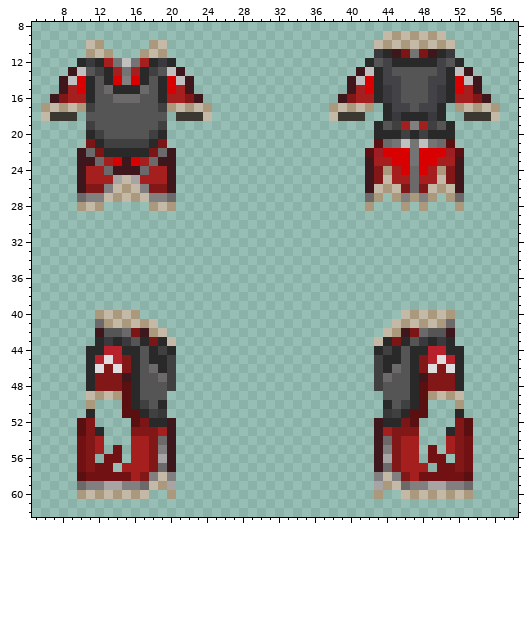
Two versions of one pixel-art sprite, Resources/Textures/Clothing/OuterClothing/WinterCoats/coatwardenarmored.rsi/equipped-OUTERCLOTHING-vox.png. Above is the file before it was changed.
The file is 64x64 pixels. Colours within 5 levels of each other are drawn and written as one. Shown: x 5..58, y 8..62.
The same view after the edit:
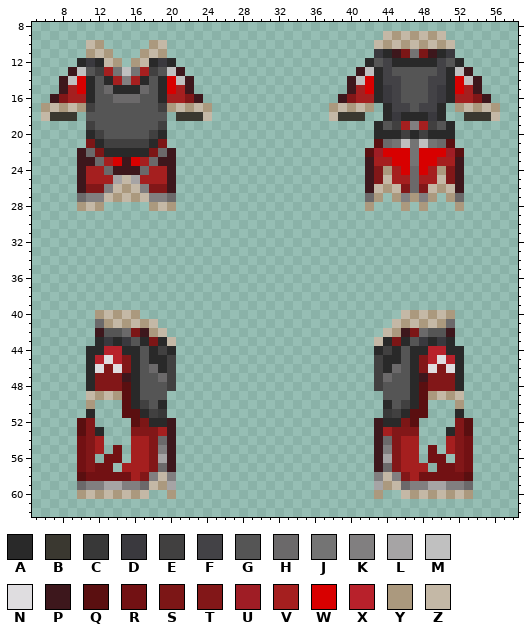
Palette (. is transparent): A #292929  B #3a3830  C #383838  D #3a393e  E #414040  F #434246  G #555555  H #6b696a  J #747474  K #817f80  L #a6a4a5  M #c0c0c0  N #dfdde0  P #3d171c  Q #5a0f10  R #721113  S #7c1616  T #821718  U #9f1d25  V #a51f1f  W #d80000  X #b8212b  Y #ab997e  Z #c4b8a6
From the commit log: lowerd the zipper to not clip the beak
Changes in this commit:
Changed rows in their new state; - is an unchanged pixel.
first column x 13:
12 ZY.YZ
13 VJMJV
14 -V-V-
Pixel boxes of the changes (left, top, right, bottom) in both pictures:
changed: (104, 58, 149, 85)
